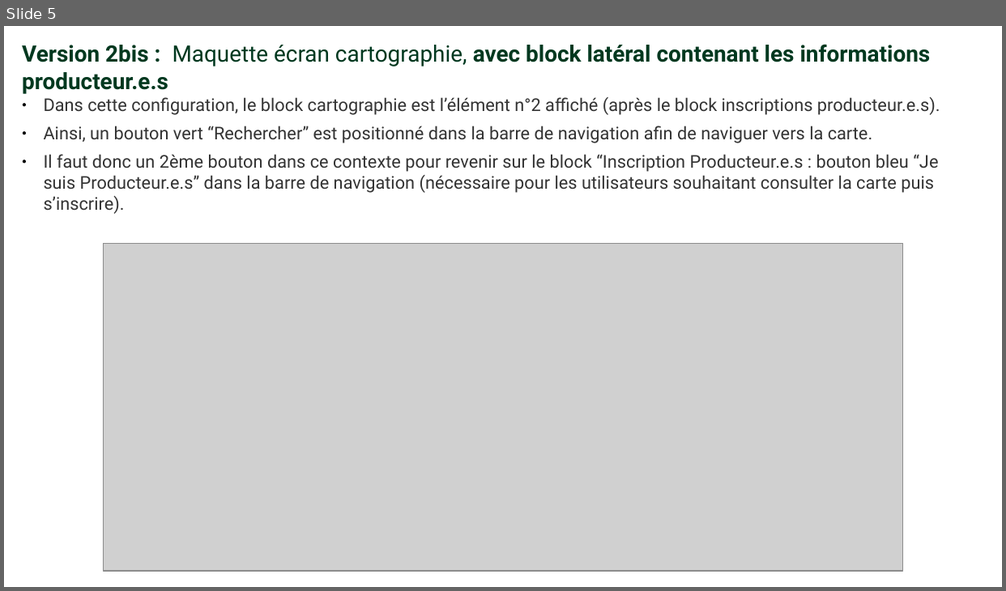
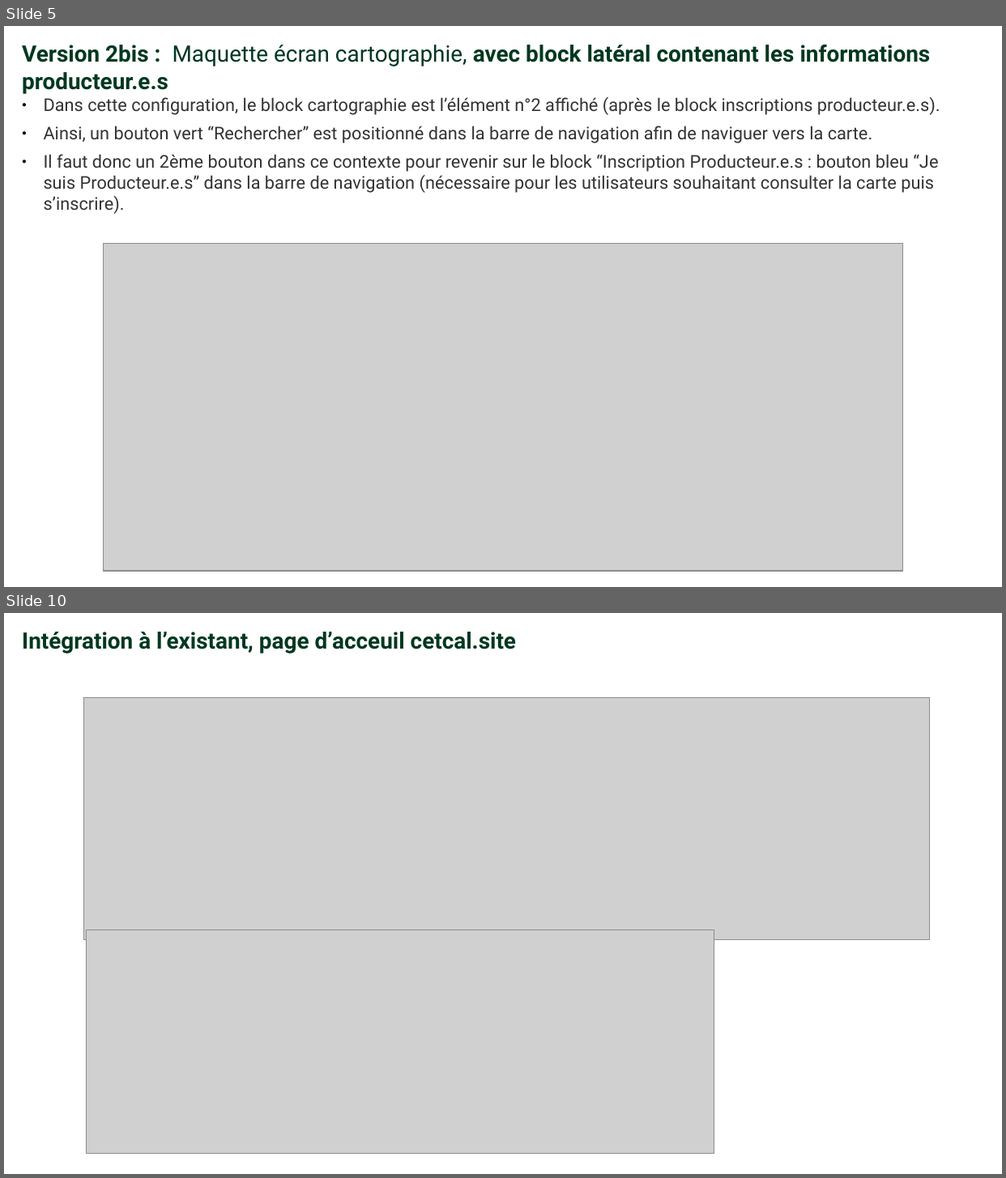
Before and after one commit to PaulBisserier/cetcal, a slide deck: qualification/maquettes/maquettes_cartographie_cetcal-site_v0-1.odp. Shown one above the other, each under a label of ours: slide 5 before the commit, slides 5 and 10 after it; the slides between them are not shown. The pictures are 1006x591 and 1006x1178 pixels, drawn with LibreOffice and Linux fonts; fonts in the diff are those of the drawing; grey boxes stand for pictures. Boxes give left, top, right and bottom in pixels: in the first picture for what was removed or moved away, otherwise in the second. Text is boxed around its words. In the diff, an @@ line names an element or a change of style, - is before the commit and + after.

```diff
--- a/qualification/maquettes/maquettes_cartographie_cetcal-site_v0-1.odp
+++ b/qualification/maquettes/maquettes_cartographie_cetcal-site_v0-1.odp
@@ slide 10 added at [4, 613, 1002, 1174], background #FFFFFF @@
@@ text added at [22, 632, 516, 653], 18 pt, text #00381F, bold @@
+Intégration à l’existant, page d’acceuil cetcal.site
@@ picture added at [83, 697, 930, 940] @@
@@ picture added at [87, 930, 715, 1153] @@
```
Also in this commit, not shown: 1 slide changed, 4 other slides added, 1 slide removed, 23 other files.
